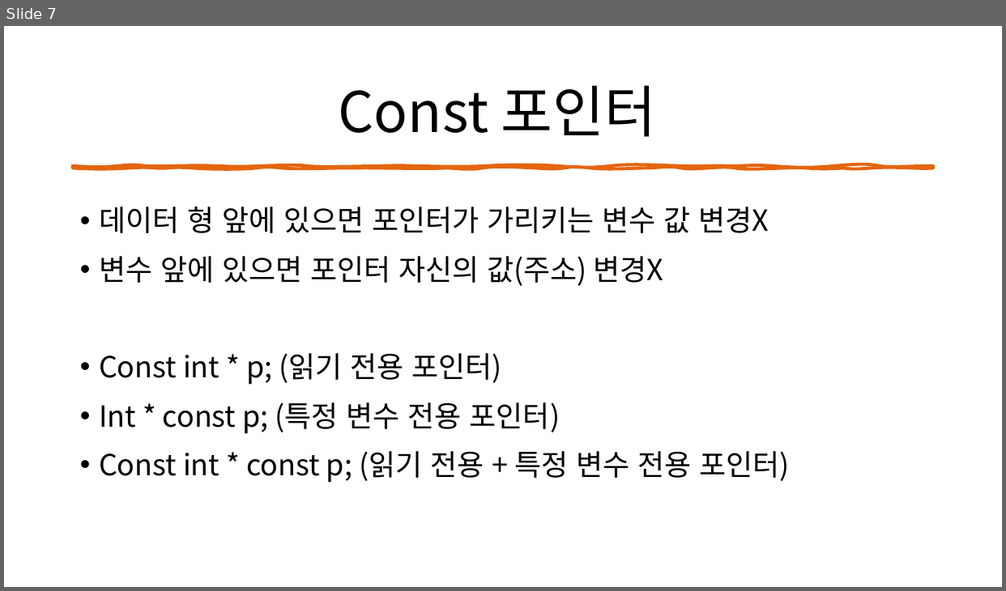
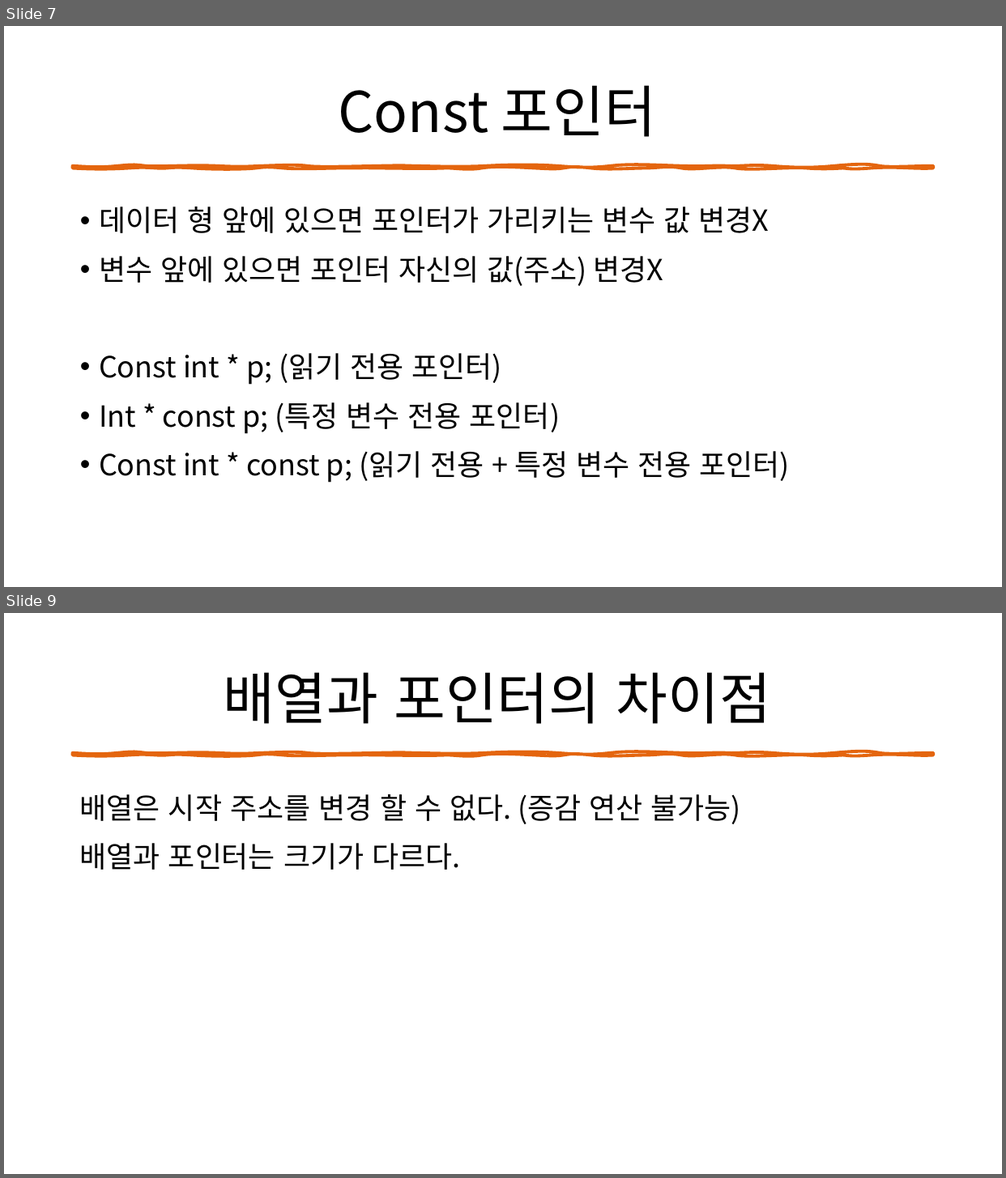
Before and after one commit to BlissSiu/reference, a slide deck: 포인터.pptx. Shown one above the other, each under a label of ours: slide 7 before the commit, slides 7 and 9 after it; the slides between them are not shown. The pictures are 1006x591 and 1006x1178 pixels, drawn with LibreOffice and Linux fonts; fonts in the diff are those of the drawing. Boxes give left, top, right and bottom in pixels: in the first picture for what was removed or moved away, otherwise in the second. Text is boxed around its words. In the diff, an @@ line names an element or a change of style, - is before the commit and + after.

```diff
--- a/포인터.pptx
+++ b/포인터.pptx
@@ slide 9 added at (4, 613, 1002, 1174), background #FFFFFF; not listed: 1 template element that a slide beside it also shows @@
@@ title added at (224, 672, 771, 724), 54 pt, text #000000 @@
+배열과 포인터의 차이점
@@ text added at (80, 794, 741, 870), 28 pt, text #000000 @@
+배열은 시작 주소를 변경 할 수 없다. (증감 연산 불가능)
+배열과 포인터는 크기가 다르다.
```
Also in this commit, not shown: 2 slides changed, 2 other slides added, 37 other files.
